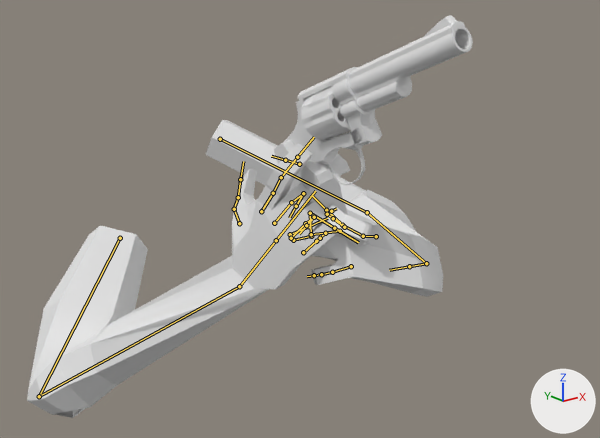
Renders of the FBX model Assets/Art/blend/arms_resolver.fbx from each side of a commit.
The view is the same before and after, from a camera (50 mm lens) standing at (-1.112, -1.901, 2.215) and looking at (-0.018, -0.534, 1.668). The lights are fixed; the arrows at lower right show +X, +Y and +Z. The picture after the commit comes second. Both versions are drawn at frame 23 of the action 'Human FPS|Shoot'; the numbers are the values there. The bones that change, and the others that lie on the model, are drawn over the model as lines.

The first picture shows 'Arms', 'Crane', 'Cube', 'Frame', 'Shoot'.
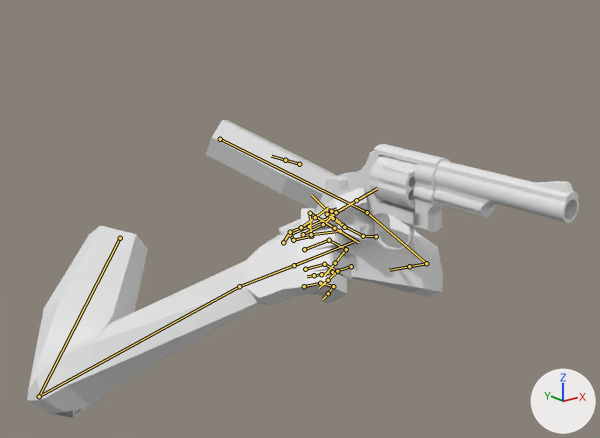
Boxes (x1, y1, x2, y2) around the edits, measured in the pictures (600 x 438 px):
'Arms', posed: (27, 120, 443, 418) in both
'Shoot', posed (16% wider, 36% shorter): before (348, 15, 473, 112); after (434, 161, 579, 223)
'Frame', posed (14% wider, 10% shorter): before (284, 67, 382, 185); after (338, 144, 450, 250)
'Crane', posed: before (301, 86, 351, 140); after (370, 155, 417, 210)
'Cube', posed: before (274, 140, 350, 227); after (316, 177, 390, 280)
bone 'Palm.R', root to tip: before (239, 286) to (281, 233); after (239, 286) to (302, 262)
bone 'Index3.R', root to tip: before (281, 177) to (297, 157); after (336, 212) to (356, 200)
bone 'IK Arm Target.R', root to tip: before (239, 286) to (276, 240); after (239, 286) to (294, 265)

What the commit changed:
Bone 'Palm.R' (bone_palm_r) turns from (-52, 74, -74) to (-22, 42, -12) degrees about its own x, y and z.
Bone 'Index3.R' (bone_index3_r) turns from (0, 0, 50) to (0, 0, 14) degrees about its own x, y and z.
Bone 'IK Arm Target.R' (bone_ik_arm_target_r) turns from (130, 45, 31) to (120, 25, 14) degrees about its own x, y and z.
